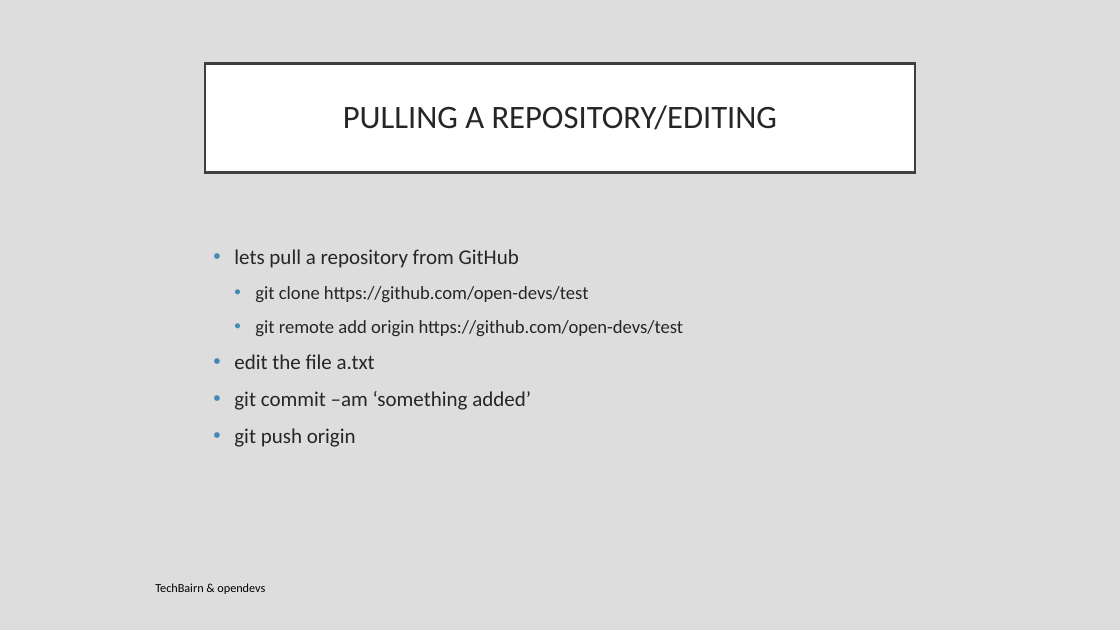
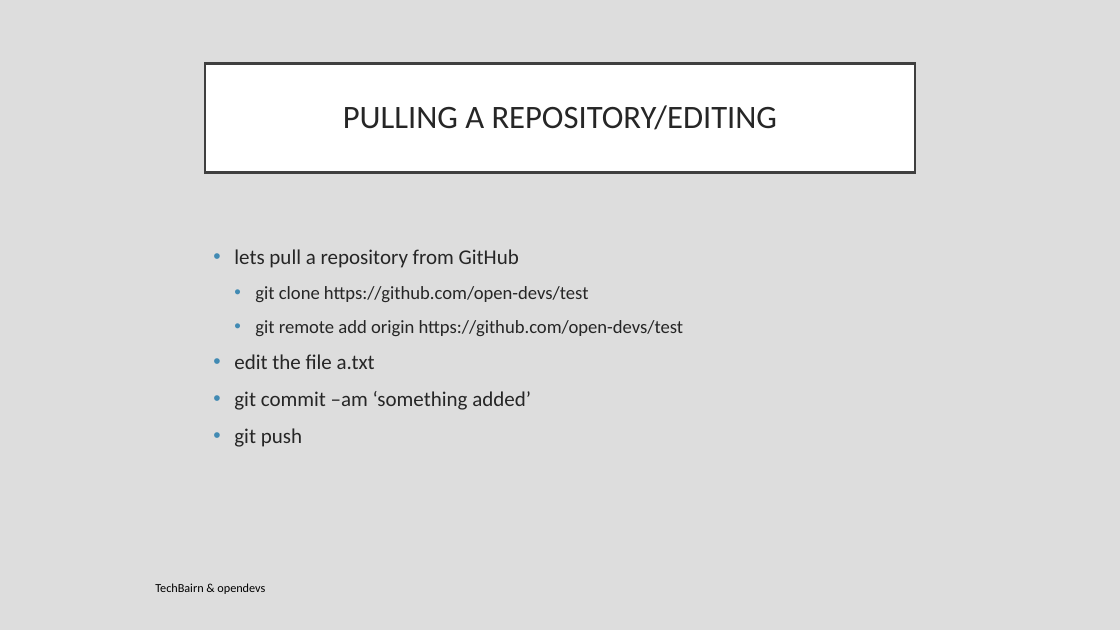
Before and after one commit to opendevs-org/webmonk-2, a slide deck: slide 13 of Course Day 3/Webmonk Course (day 3).pptx. Drawn at 1120x630 pixels with LibreOffice and Linux fonts; fonts in the diff are those of the drawing. Boxes give left, top, right and bottom in pixels: in the first picture for what was removed or moved away, otherwise in the second. Text is boxed around its words. In the diff, an @@ line names an element or a change of style, - is before the commit and + after.

Commit message:
ppt added

```diff
--- a/Course Day 3/Webmonk Course (day 3).pptx
+++ b/Course Day 3/Webmonk Course (day 3).pptx
@@ text at box(234, 428, 302, 447): text changed @@
-• git push origin
+• git push
```
